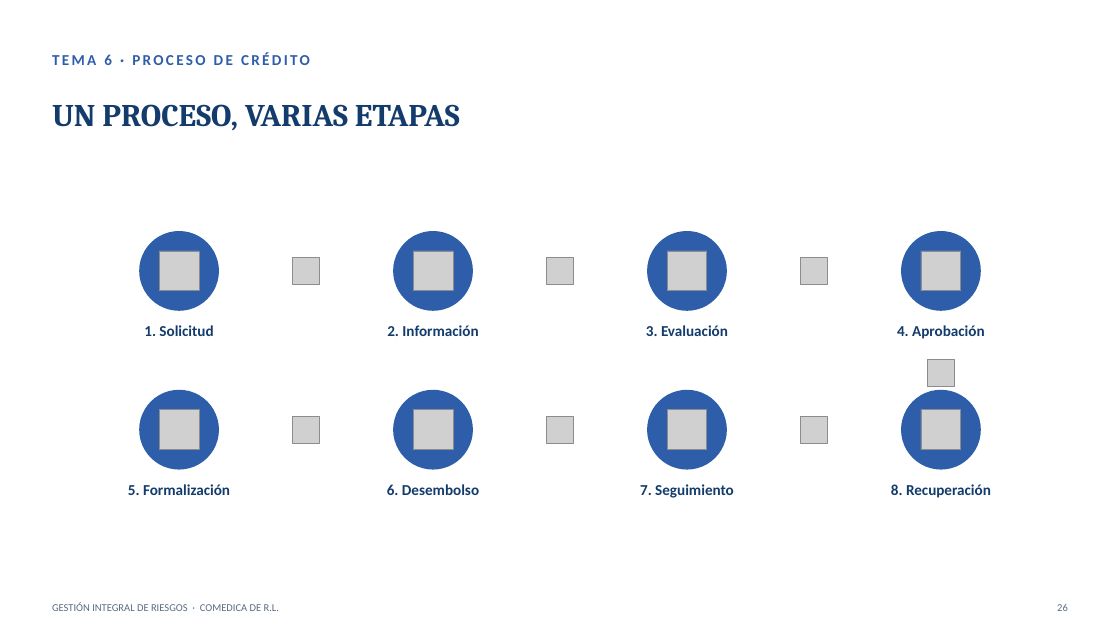
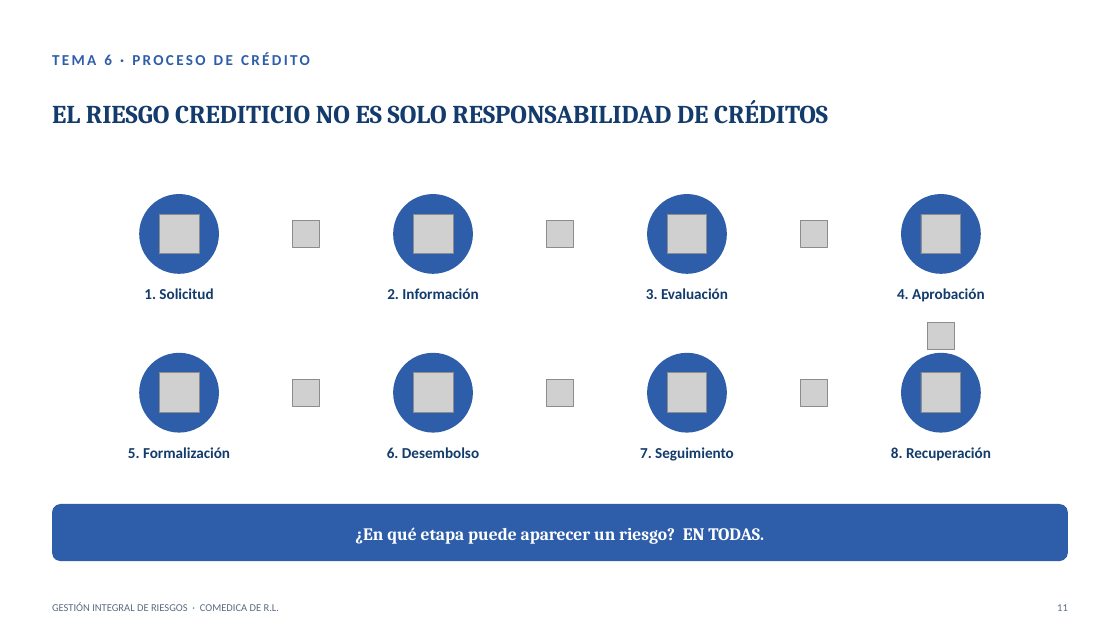
Before and after one commit to menjivar201280/riesgo, a slide deck: slide 11 of capacitacion-riesgos-2025/CAPACITACION_RIESGOS_2025.pptx (slide 26 before the commit). Drawn at 1120x630 pixels with LibreOffice and Linux fonts; fonts in the diff are those of the drawing; grey boxes stand for pictures. Boxes give left, top, right and bottom in pixels: in the first picture for what was removed or moved away, otherwise in the second. Text is boxed around its words. In the diff, an @@ line names an element or a change of style, - is before the commit and + after.

```diff
--- a/capacitacion-riesgos-2025/CAPACITACION_RIESGOS_2025.pptx
+++ b/capacitacion-riesgos-2025/CAPACITACION_RIESGOS_2025.pptx
@@ text at (52, 100, 828, 124): text changed; size 27 to 22 pt @@
-UN PROCESO, VARIAS ETAPAS
+EL RIESGO CREDITICIO NO ES SOLO RESPONSABILIDAD DE CRÉDITOS
@@ 12 pictures, 8 texts, 8 ellipses: place and size @@
-12 pictures, 8 texts, 8 ellipses at (128, 231, 991, 498)
+12 pictures, 8 texts, 8 ellipses at (128, 194, 991, 461)
@@ 3 pictures: place and size @@
-3 pictures at (292, 417, 828, 444)
+3 pictures at (292, 379, 828, 406)
@@ rounded rectangle added at (52, 504, 1068, 561), fill #2E5EAA @@
@@ text added at (355, 527, 764, 544), 15 pt, text #FFFFFF, bold @@
+¿En qué etapa puede aparecer un riesgo? EN TODAS.
@@ text at (1057, 604, 1068, 611): text changed @@
-26
+11
```
Also in this commit, not shown: 16 other slides changed, 1 slide added, 28 slides removed.
